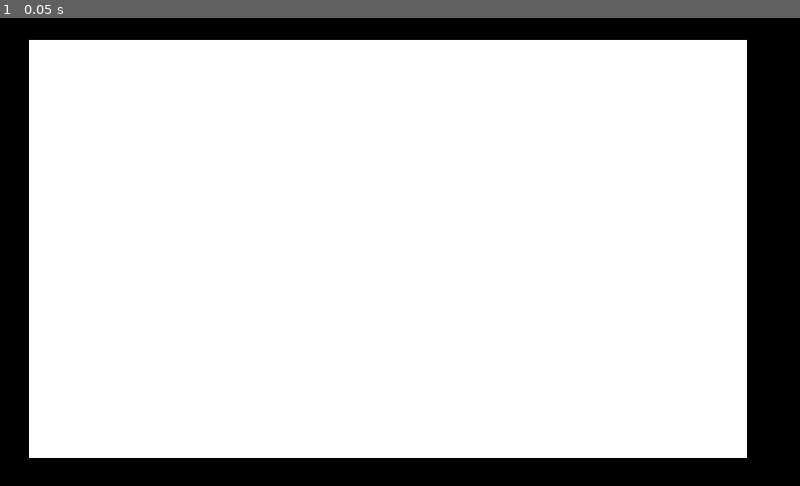
Above: before the commit, frame 1.
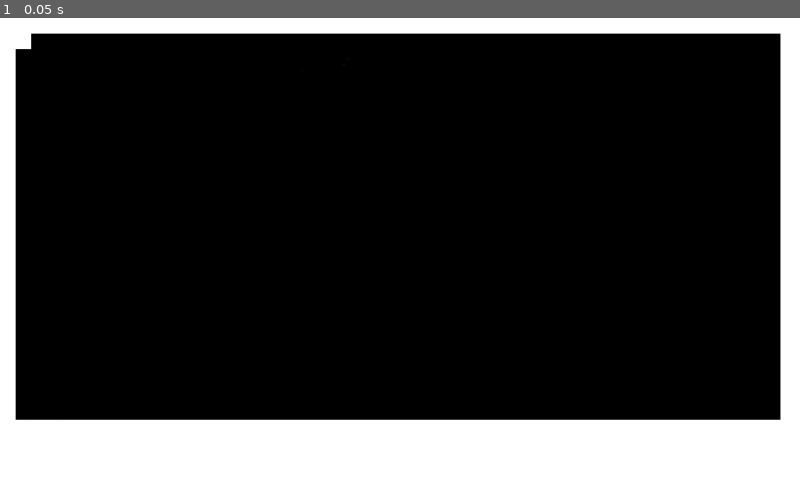
Above: after the commit, the same moment.

Repository: tartempion-sdr/chromino-V2
Game: Godot game, scene res://Node2D.tscn
Same seed, same stepped clock (60 frames per second), same inputs: the game is played once before the commit and once after it.
Inputs:
- Up to frame 1 (0.05 s): no input

The runs differ from the first frame. In frame 1, 87% of the frame differs, in the area x 0-100%, y 0-100%.

Commit message:
c blanc é20 20

Diff:
--- /dev/null
+++ b/Area2D.gd
@@ -0,0 +1,17 @@
+extends Area2D
+
+
+# Declare member variables here. Examples:
+# var a = 2
+# var b = "text"
+
+
+# Called when the node enters the scene tree for the first time.
+func _ready():
+	pass # Replace with function body.
+
+
+# Called every frame. 'delta' is the elapsed time since the previous frame.
+#func _process(delta):
+
+#	pass
--- /dev/null
+++ b/Node2D.gd
@@ -0,0 +1,16 @@
+extends Node2D
+
+
+# Declare member variables here. Examples:
+# var a = 2
+# var b = "text"
+
+
+# Called when the node enters the scene tree for the first time.
+func _ready():
+	pass # Replace with function body.
+
+
+# Called every frame. 'delta' is the elapsed time since the previous frame.
+#func _process(delta):
+#	pass
--- a/Node2D.tscn
+++ b/Node2D.tscn
@@ -1,25 +1,42 @@
-[gd_scene load_steps=3 format=2]
+[gd_scene load_steps=6 format=2]
 
 [ext_resource path="res://assets/colors/black.jpg" type="Texture" id=1]
 [ext_resource path="res://assets/colors/carre-blanc.png" type="Texture" id=2]
+[ext_resource path="res://Node2D.gd" type="Script" id=3]
+[ext_resource path="res://Area2D.gd" type="Script" id=4]
+
+[sub_resource type="RectangleShape2D" id=1]
 
 [node name="Node2D" type="Node2D"]
+script = ExtResource( 3 )
 
-[node name="TextureRect" type="TextureRect" parent="."]
-margin_right = 40.0
-margin_bottom = 40.0
-texture = ExtResource( 1 )
-__meta__ = {
-"_edit_use_anchors_": false
-}
-
-[node name="TextureRect" type="TextureRect" parent="TextureRect"]
-margin_left = 37.0
-margin_top = 28.0
-margin_right = 956.0
-margin_bottom = 564.0
+[node name="TextureRect_2" type="TextureRect" parent="."]
+margin_right = 1032.0
+margin_bottom = 601.0
 texture = ExtResource( 2 )
 expand = true
 __meta__ = {
 "_edit_use_anchors_": false
 }
+
+[node name="TextureRect_1" type="TextureRect" parent="TextureRect_2"]
+margin_left = 20.0
+margin_top = 20.0
+margin_right = 999.0
+margin_bottom = 515.0
+texture = ExtResource( 1 )
+expand = true
+__meta__ = {
+"_edit_use_anchors_": false
+}
+
+[node name="Area2D" type="Area2D" parent="."]
+script = ExtResource( 4 )
+
+[node name="CollisionShape2D" type="CollisionShape2D" parent="Area2D"]
+shape = SubResource( 1 )
+
+[node name="Sprite" type="Sprite" parent="Area2D/CollisionShape2D"]
+position = Vector2( 20, 20 )
+texture = ExtResource( 2 )
+centered = false
Binary file changed: assets/colors/carre-blanc.png
